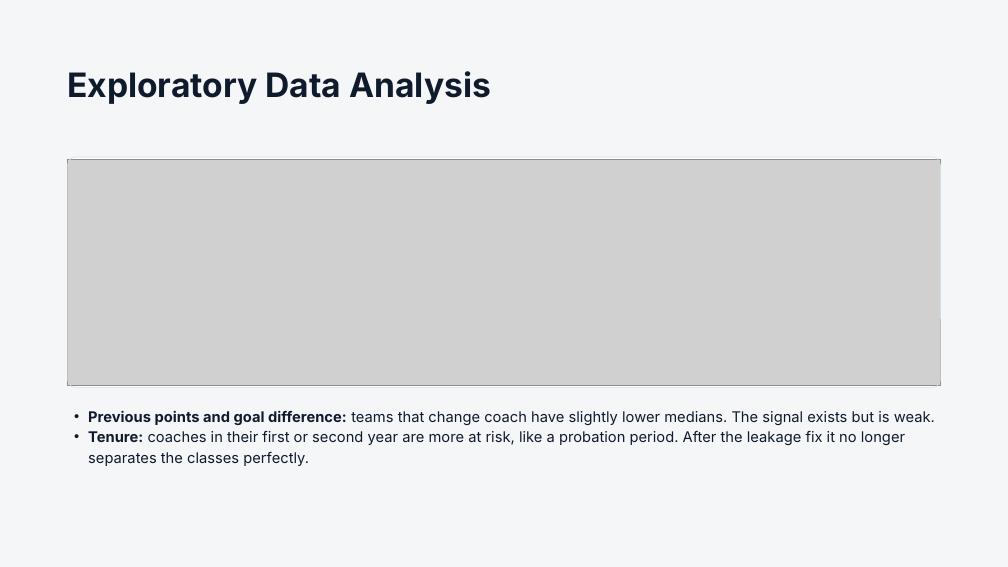
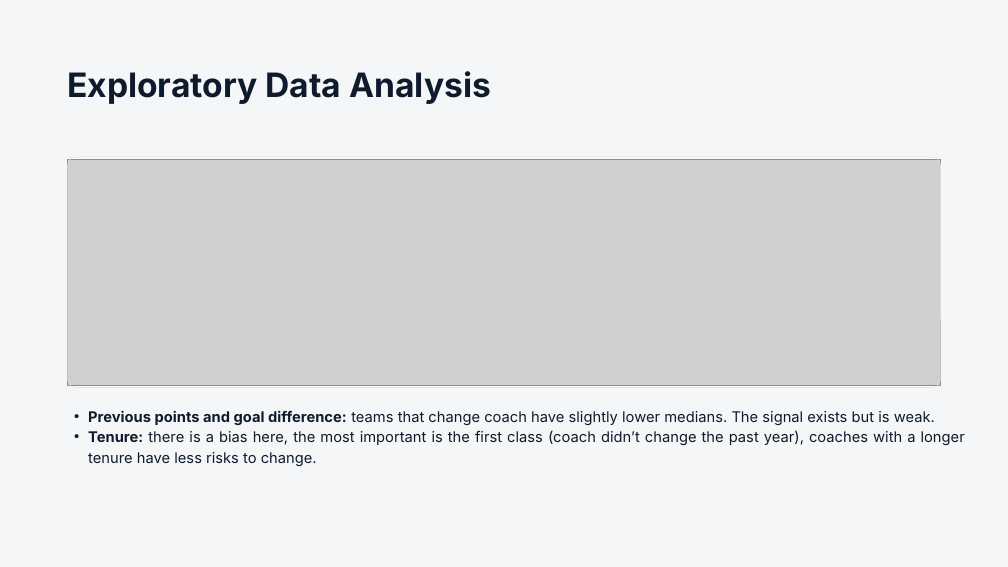
Before and after one commit to Nathan-Pinheiro/AC_hockey_predictions, a slide deck: slide 10 of Predicting NHL Head Coach Changes.pptx. Drawn at 1008x567 pixels with LibreOffice and Linux fonts; fonts in the diff are those of the drawing; grey boxes stand for pictures. Boxes give left, top, right and bottom in pixels: in the first picture for what was removed or moved away, otherwise in the second. Text is boxed around its words. In the diff, an @@ line names an element or a change of style, - is before the commit and + after.

Commit message:
coaches architecture update & presentation upgraded

```diff
--- a/Predicting NHL Head Coach Changes.pptx
+++ b/Predicting NHL Head Coach Changes.pptx
@@ text at box(88, 430, 965, 466): text changed @@
-• Tenure: coaches in their first or second year are more at risk, like a probation period. After the leakage fix it no longer separates the classes perfectly.
+• Tenure: there is a bias here, the most important is the first class (coach didn’t change the past year), coaches with a longer tenure have less risks to change.
```
Also in this commit, not shown: 7 other slides changed, 1 slide added, 2 other files.
